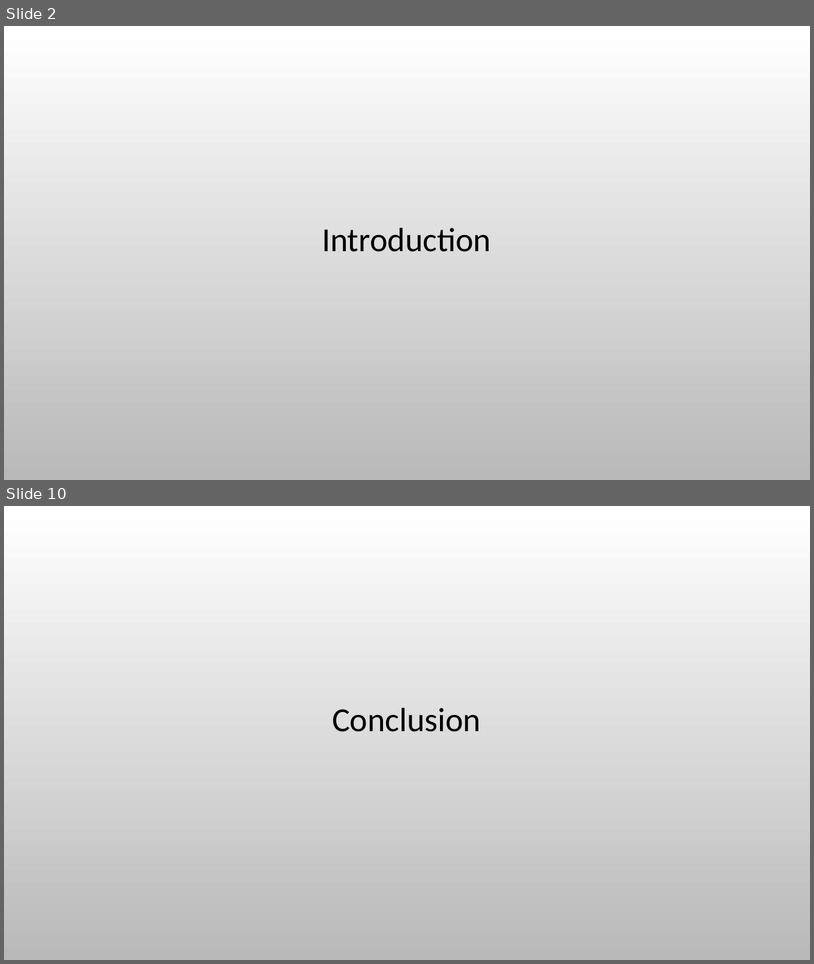
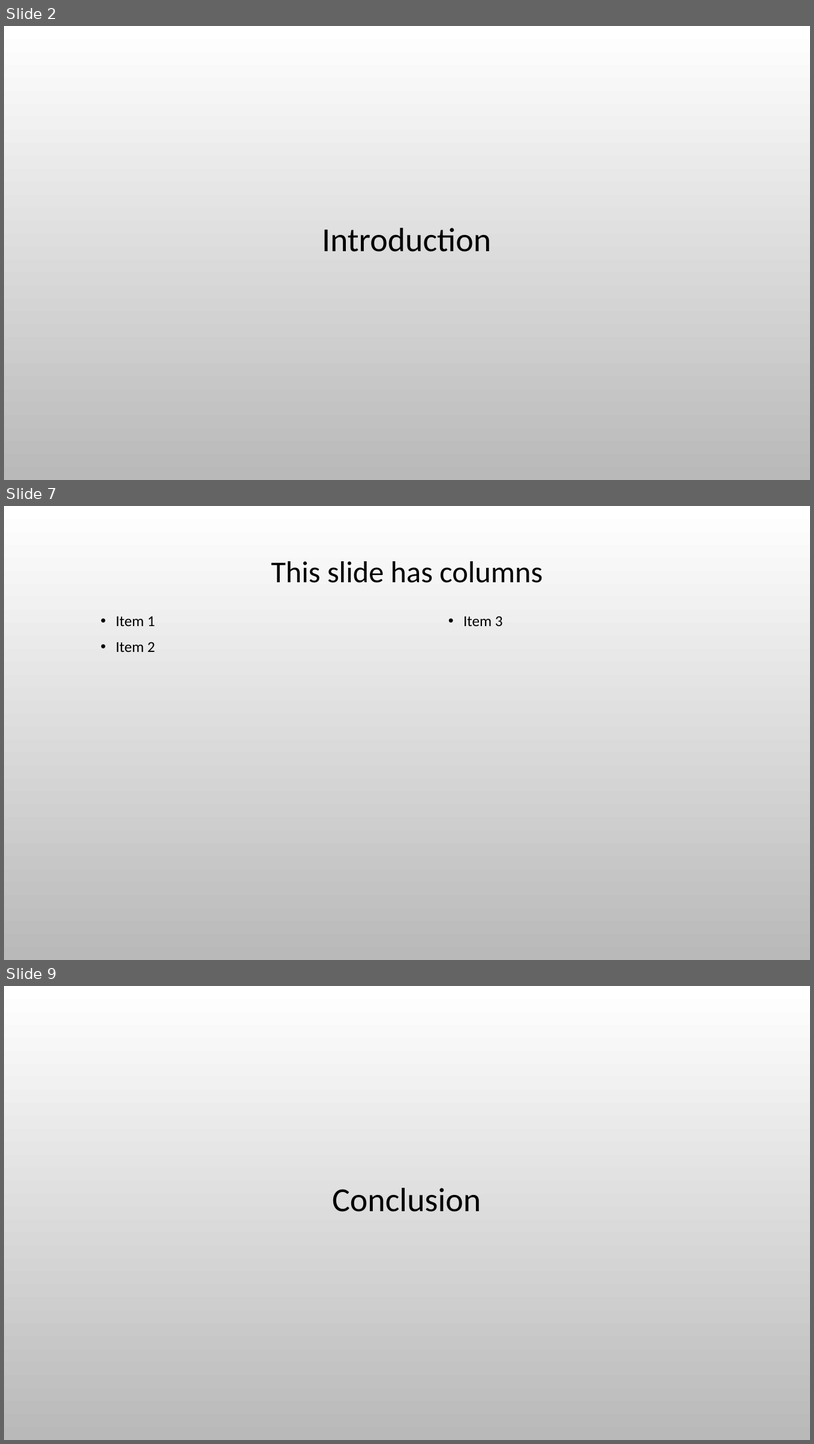
Before and after one commit to ted-dunstone/reports, a slide deck: simple/presentation.pptx. Shown one above the other, each under a label of ours: slides 2 and 10 before the commit, slides 2, 7 and 9 after it; the slides between them are not shown. The pictures are 814x964 and 814x1444 pixels, drawn with LibreOffice and Linux fonts; fonts in the diff are those of the drawing; background and template pictures are left out. Boxes give left, top, right and bottom in pixels: in the first picture for what was removed or moved away, otherwise in the second. Text is boxed around its words. In the diff, an @@ line names an element or a change of style, - is before the commit and + after.

```diff
--- a/simple/presentation.pptx
+++ b/simple/presentation.pptx
@@ slide 7 added at (4, 506, 810, 960), background picture (left out) @@
@@ title added at (271, 561, 543, 583), 36 pt, text #000000 @@
+This slide has columns
@@ text added at (116, 616, 155, 652), 18 pt, text #000000 @@
+  • Item 1
+  • Item 2
@@ text added at (464, 616, 503, 626), 18 pt, text #000000 @@
+  • Item 3
@@ what was slide 10 is now slide 9 @@
```
Also in this commit, not shown: 2 slides changed, 5 other slides added, 12 slides removed, 35 other files.
